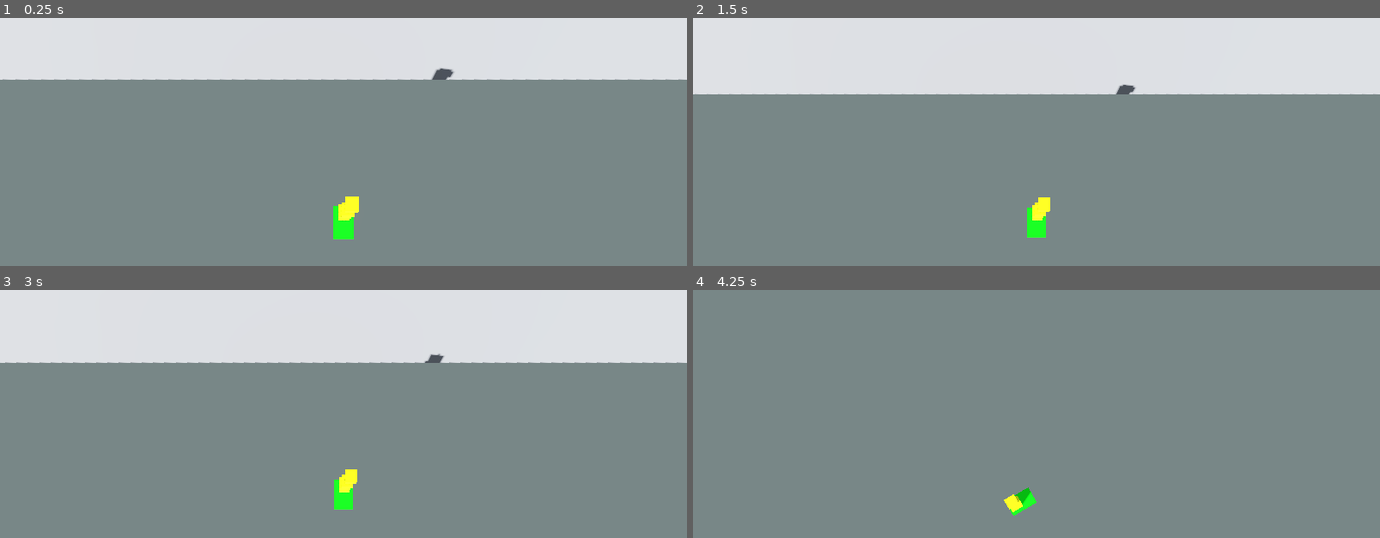
Above: before the commit, frames 1-4 (two rows, left to right).
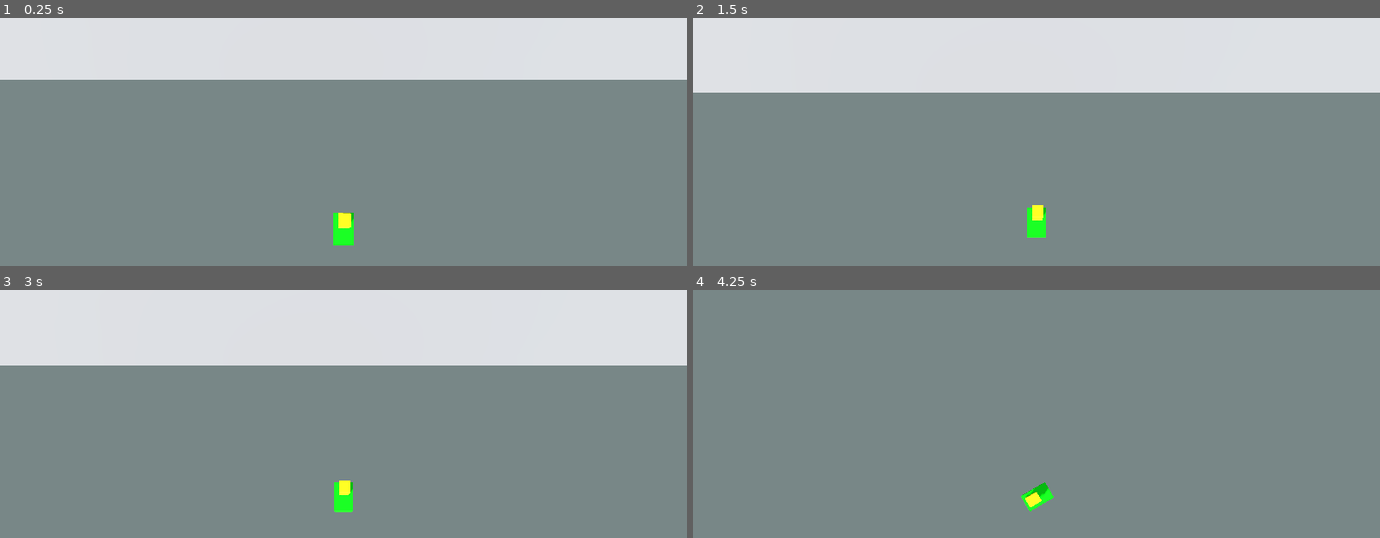
Above: after the commit, the same moments.

Repository: mcKri/bad-idea-jam
Game: Godot game, scene res://system/game_world.tscn
Two runs of this game, one before a commit and one after it. Both use one fixed random seed, a clock stepped at 60 frames per second and the inputs below.
Inputs:
- Up to frame 1 (0.25 s): no input
- Up to frame 2 (1.5 s): hold D (steer_right) 0.53-1.28 s; tap Enter at 1.25 s; hold Space (handbrake) from 1.28 s (still down)
- Up to frame 3 (3 s): release Space (handbrake) at 2.03 s; hold D (steer_right) 2.03-2.78 s; tap Enter at 2.75 s; hold W (accelerate) from 2.78 s (still down)
- Up to frame 4 (4.25 s): release W (accelerate) at 3.53 s; hold A (steer_left) from 3.53 s (still down)

The runs differ from the first frame. In frame 1, 0.5% of the frame differs, in the area x 0-100%, y 20-92%; in frame 2, 0.9%; in frame 3, 1.4%, in the area x 0-100%, y 25-90%; in frame 4, 0.5%.

Commit message:
create and implement deliverypoints set up base level template smooth out car camera following

Diff:
--- a/entities/car/box_anchor.gd
+++ b/entities/car/box_anchor.gd
@@ -7,7 +7,7 @@
 const MIN_LAUNCH_FORCE := 4.0
 const MAX_LAUNCH_FORCE := 12.0
 
-var boxes: Array[RigidBody3D]
+var boxes: Array[Box]
 var impact_cooldown := 0.0
 
 
@@ -16,7 +16,7 @@
 		impact_cooldown -= delta
 
 
-func add_box(box: RigidBody3D):
+func add_box(box: Box):
 	add_child(box)
 	box.freeze = true
 
@@ -60,6 +60,23 @@
 	box.apply_central_impulse(force)
 
 
+func deliver_box():
+	var box := get_top_box()
+	if box == null:
+		return
+
+	print("Delivered box: ", box)
+	boxes.erase(box)
+	box.queue_free()
+
+
+func get_top_box() -> Box:
+	if boxes.size() == 0:
+		return null
+
+	return boxes.back()
+
+
 func reset():
 	for box in boxes:
 		box.queue_free()
--- a/entities/car/car.gd
+++ b/entities/car/car.gd
@@ -10,7 +10,7 @@
 @export var steer_speed_curve: Curve
 
 const SPHERE_OFFSET := Vector3(0, -0.4, 0) # Where to place mesh relative to sphere center
-const FRONT_AXLE_OFFSET := Vector3(0, 0, -0.25)
+const FRONT_AXLE_OFFSET := Vector3(0, 0, -0.15)
 
 const ACCELERATION := 28.0
 const REVERSE_FACTOR := 0.5 # Reverse strength relative to acceleration
@@ -95,7 +95,9 @@
 	# Lead camera point
 	var camera_offset := Vector3(0, 3.0, 0) + vel_dir * 5.0 * speed_factor
 	camera_offset *= speed_factor * (1.0 if not is_reversing() else -1.0)
-	camera_point.global_position = lerp(camera_point.global_position, mesh.global_position + camera_offset, 2.0 * delta)
+	camera_point.global_position.x = lerp(camera_point.global_position.x, mesh.global_position.x + camera_offset.x, 10.0 * delta)
+	camera_point.global_position.y = lerp(camera_point.global_position.y, mesh.global_position.y + camera_offset.y, 20.0 * delta)
+	camera_point.global_position.z = lerp(camera_point.global_position.z, mesh.global_position.z + camera_offset.z, 10.0 * delta)
 
 
 func _process(_delta):
--- a/entities/car/car.tscn
+++ b/entities/car/car.tscn
@@ -16,7 +16,7 @@
 albedo_color = Color(0, 1, 0, 1)
 
 [node name="Sphere" type="RigidBody3D" unique_id=361040030]
-transform = Transform3D(1, 0, 0, 0, 1, 0, 0, 0, 1, 0, 0.4, 0)
+transform = Transform3D(-1, 0, -8.742278e-08, 0, 1, 0, 8.742278e-08, 0, -1, 0, 0.4, 0)
 collision_layer = 2
 collision_mask = 29
 physics_material_override = SubResource("PhysicsMaterial_rvpx2")
@@ -47,3 +47,4 @@
 collision_mask = 16
 
 [node name="CameraPoint" type="Marker3D" parent="Mesh" unique_id=599202880]
+top_level = true
--- /dev/null
+++ b/entities/delivery_point/delivery_point.gd
@@ -0,0 +1,25 @@
+class_name DeliveryPoint
+extends Node3D
+
+const DEFAULT_BOX: PackedScene = preload("res://entities/box/box.tscn")
+
+@onready var area: Area3D = $Area3D
+
+@export var required_box: PackedScene = DEFAULT_BOX
+var _required_box_instance: Box
+
+signal delivered
+
+
+func _on_area_3d_body_entered(body: Node3D):
+	if body is Car:
+		if body.box_anchor.get_top_box() != _required_box_instance:
+			return
+
+		body.box_anchor.deliver_box()
+		area.set_deferred("process_mode", Node.PROCESS_MODE_DISABLED)
+		delivered.emit()
+
+
+func set_required_box(box: Box):
+	_required_box_instance = box
--- /dev/null
+++ b/entities/delivery_point/delivery_point.tscn
@@ -0,0 +1,20 @@
+[gd_scene format=3 uid="uid://sioxrukrsbqu"]
+
+[ext_resource type="Script" uid="uid://dab6wtnvakyn2" path="res://entities/delivery_point/delivery_point.gd" id="1_2cjne"]
+
+[sub_resource type="BoxShape3D" id="BoxShape3D_eaona"]
+size = Vector3(3.3115234, 1.2646484, 2.9841309)
+
+[node name="DeliveryPoint" type="Node3D" unique_id=746821022]
+script = ExtResource("1_2cjne")
+
+[node name="Area3D" type="Area3D" parent="." unique_id=1994310657]
+collision_layer = 0
+collision_mask = 2
+
+[node name="CollisionShape3D" type="CollisionShape3D" parent="Area3D" unique_id=1769904462]
+transform = Transform3D(1, 0, 0, 0, 1, 0, 0, 0, 1, 0, 0.6045811, 0)
+shape = SubResource("BoxShape3D_eaona")
+debug_color = Color(0, 0.6482518, 0.19639161, 0.41960785)
+
+[connection signal="body_entered" from="Area3D" to="." method="_on_area_3d_body_entered"]
--- /dev/null
+++ b/stages/base_stage.tscn
@@ -0,0 +1,21 @@
+[gd_scene format=3 uid="uid://juybwl3dxy0t"]
+
+[ext_resource type="Script" uid="uid://onuqqdsl88x1" path="res://stages/stage.gd" id="1_6fym6"]
+[ext_resource type="PackedScene" uid="uid://sioxrukrsbqu" path="res://entities/delivery_point/delivery_point.tscn" id="2_7ukq6"]
+
+[node name="BaseStage" type="Node3D" unique_id=1930302754]
+script = ExtResource("1_6fym6")
+
+[node name="SpawnPoint" type="Marker3D" parent="." unique_id=40598232]
+transform = Transform3D(0.99999994, 0, 0, 0, 1, 0, 0, 0, 0.99999994, 0, 0, 0)
+
+[node name="Floor" type="CSGBox3D" parent="." unique_id=1543347943]
+transform = Transform3D(1, 0, 0, 0, 1, 0, 0, 0, 1, 0, -0.5, 0)
+use_collision = true
+collision_layer = 16
+collision_mask = 0
+size = Vector3(460.57324, 1, 443.37305)
+
+[node name="DeliveryPoints" type="Node3D" parent="." unique_id=1372647028]
+
+[node name="DeliveryPoint" parent="DeliveryPoints" unique_id=746821022 instance=ExtResource("2_7ukq6")]
--- a/stages/car_prototype/car_prototype_area.tscn
+++ b/stages/car_prototype/car_prototype_area.tscn
@@ -2,34 +2,13 @@
 
 [ext_resource type="Script" uid="uid://onuqqdsl88x1" path="res://stages/stage.gd" id="1_pt7ul"]
 [ext_resource type="Texture2D" uid="uid://capgbexybccbn" path="res://stages/car_prototype/testtest.png" id="3_1ai46"]
-[ext_resource type="PackedScene" uid="uid://b0iuur3da6uka" path="res://entities/box/box.tscn" id="3_orwpi"]
-
-[sub_resource type="ProceduralSkyMaterial" id="ProceduralSkyMaterial_pt7ul"]
-sky_horizon_color = Color(0.66224277, 0.6717428, 0.6867428, 1)
-ground_horizon_color = Color(0.66224277, 0.6717428, 0.6867428, 1)
-
-[sub_resource type="Sky" id="Sky_t117t"]
-sky_material = SubResource("ProceduralSkyMaterial_pt7ul")
-
-[sub_resource type="Environment" id="Environment_orwpi"]
-background_mode = 2
-sky = SubResource("Sky_t117t")
-tonemap_mode = 2
-glow_enabled = true
+[ext_resource type="PackedScene" uid="uid://sioxrukrsbqu" path="res://entities/delivery_point/delivery_point.tscn" id="3_orwpi"]
 
 [node name="CarPrototypeArea" type="Node3D" unique_id=2137135937]
 script = ExtResource("1_pt7ul")
-boxes = Array[PackedScene]([ExtResource("3_orwpi"), ExtResource("3_orwpi"), ExtResource("3_orwpi"), ExtResource("3_orwpi"), ExtResource("3_orwpi")])
-
-[node name="WorldEnvironment" type="WorldEnvironment" parent="." unique_id=130313378]
-environment = SubResource("Environment_orwpi")
-
-[node name="DirectionalLight3D" type="DirectionalLight3D" parent="." unique_id=1373807152]
-transform = Transform3D(-0.82609826, -0.17226729, 0.53654975, 0, 0.95212936, 0.30569533, -0.5635261, 0.2525344, -0.7865524, 0, 0, 0)
-shadow_enabled = true
 
 [node name="SpawnPoint" type="Marker3D" parent="." unique_id=1706767338]
-transform = Transform3D(-0.99999744, 0, -0.0022515357, 0, 1, 0, 0.0022515357, 0, -0.99999744, 0, 0, -4.933)
+transform = Transform3D(0.99999994, 0, 0, 0, 1, 0, 0, 0, 0.99999994, 0, 0, -4.933)
 
 [node name="Sprite3D" type="Sprite3D" parent="." unique_id=516503502]
 transform = Transform3D(1, 0, 0, 0, -4.371139e-08, 1, 0, -1, -4.371139e-08, 0, 0.01, 0)
@@ -39,6 +18,7 @@
 
 [node name="Floor" type="CSGBox3D" parent="." unique_id=1479566615]
 transform = Transform3D(1, 0, 0, 0, 1, 0, 0, 0, 1, 0, -0.5, 0)
+visible = false
 use_collision = true
 collision_layer = 16
 collision_mask = 0
@@ -50,3 +30,14 @@
 collision_layer = 4
 collision_mask = 0
 size = Vector3(43.398438, 6.1274414, 1)
+
+[node name="DeliveryPoints" type="Node3D" parent="." unique_id=1953744648]
+
+[node name="DeliveryPoint" parent="DeliveryPoints" unique_id=746821022 instance=ExtResource("3_orwpi")]
+transform = Transform3D(1, 0, 0, 0, 1, 0, 0, 0, 1, 36.51243, -3.8146973e-06, 36.08729)
+
+[node name="DeliveryPoint2" parent="DeliveryPoints" unique_id=300909779 instance=ExtResource("3_orwpi")]
+transform = Transform3D(1, 0, 0, 0, 1, 0, 0, 0, 1, -33.16179, -3.8146973e-06, 36.203754)
+
+[node name="DeliveryPoint3" parent="DeliveryPoints" unique_id=1417721563 instance=ExtResource("3_orwpi")]
+transform = Transform3D(1, 0, 0, 0, 1, 0, 0, 0, 1, -33.6479, -3.8146973e-06, 60.68047)
--- a/stages/stage.gd
+++ b/stages/stage.gd
@@ -2,8 +2,7 @@
 extends Node3D
 
 @onready var spawn_point: Marker3D = $SpawnPoint
-
-@export var boxes: Array[PackedScene]
+@onready var delivery_point_holder: Node3D = $DeliveryPoints
 
 
 func get_spawn_transform() -> Transform3D:
@@ -11,3 +10,12 @@
 		return spawn_point.global_transform
 
 	return Transform3D.IDENTITY
+
+
+func get_delivery_points() -> Array[DeliveryPoint]:
+	var points: Array[DeliveryPoint] = []
+	for child in delivery_point_holder.get_children():
+		if child is DeliveryPoint:
+			points.append(child)
+
+	return points
--- a/system/game_world.tscn
+++ b/system/game_world.tscn
@@ -4,8 +4,28 @@
 [ext_resource type="PackedScene" uid="uid://dweq1naht4loy" path="res://stages/car_prototype/car_prototype_area.tscn" id="2_bqd4e"]
 [ext_resource type="PackedScene" uid="uid://eyiskji7g51x" path="res://entities/car/car.tscn" id="2_dsv2d"]
 
+[sub_resource type="ProceduralSkyMaterial" id="ProceduralSkyMaterial_bqd4e"]
+sky_horizon_color = Color(0.66224277, 0.6717428, 0.6867428, 1)
+ground_horizon_color = Color(0.66224277, 0.6717428, 0.6867428, 1)
+
+[sub_resource type="Sky" id="Sky_t117t"]
+sky_material = SubResource("ProceduralSkyMaterial_bqd4e")
+
+[sub_resource type="Environment" id="Environment_tsgca"]
+background_mode = 2
+sky = SubResource("Sky_t117t")
+tonemap_mode = 2
+glow_enabled = true
+
 [node name="GameWorld" type="Node3D" unique_id=548075449]
 script = ExtResource("1_i084f")
 initial_level = ExtResource("2_bqd4e")
 
 [node name="Car" parent="." unique_id=880996545 instance=ExtResource("2_dsv2d")]
+
+[node name="WorldEnvironment" type="WorldEnvironment" parent="." unique_id=648814317]
+environment = SubResource("Environment_tsgca")
+
+[node name="DirectionalLight3D" type="DirectionalLight3D" parent="." unique_id=126869411]
+transform = Transform3D(-0.82609826, -0.17226729, 0.53654975, 0, 0.95212936, 0.30569533, -0.5635261, 0.2525344, -0.7865524, 0, 0, 0)
+shadow_enabled = true
--- a/system/stage_loader.gd
+++ b/system/stage_loader.gd
@@ -16,10 +16,34 @@
 	if not curr_stage.is_node_ready():
 		await curr_stage.ready
 
+	# Spawn car
 	car.global_transform = curr_stage.get_spawn_transform().translated(Vector3(0, 0.4, 0))
+
+	# Focus camera on car
 	Camera.focus_on(car.camera_point)
 
+	# Initialize delivery points
+	var boxes: Array[Box] = []
+	var delivery_points := curr_stage.get_delivery_points()
+	for i in range(delivery_points.size()):
+		var point := delivery_points[i]
+		var box_instance = point.required_box.instantiate()
+		point.set_required_box(box_instance)
+		boxes.append(box_instance)
+
+		if i == delivery_points.size() - 1:
+			point.delivered.connect(_on_final_box_delivered)
+
+	# Add boxes to car in reverse order so they stack correctly
+	boxes.reverse()
 	car.box_anchor.reset()
-	for box in curr_stage.boxes:
-		var box_instance = box.instantiate()
-		car.box_anchor.add_box(box_instance)
+	for box in boxes:
+		car.box_anchor.add_box(box)
+
+
+func finish_stage():
+	print("Stage finished!")
+
+
+func _on_final_box_delivered():
+	finish_stage()
Not shown, added: entities/delivery_point/delivery_point.gd.uid
